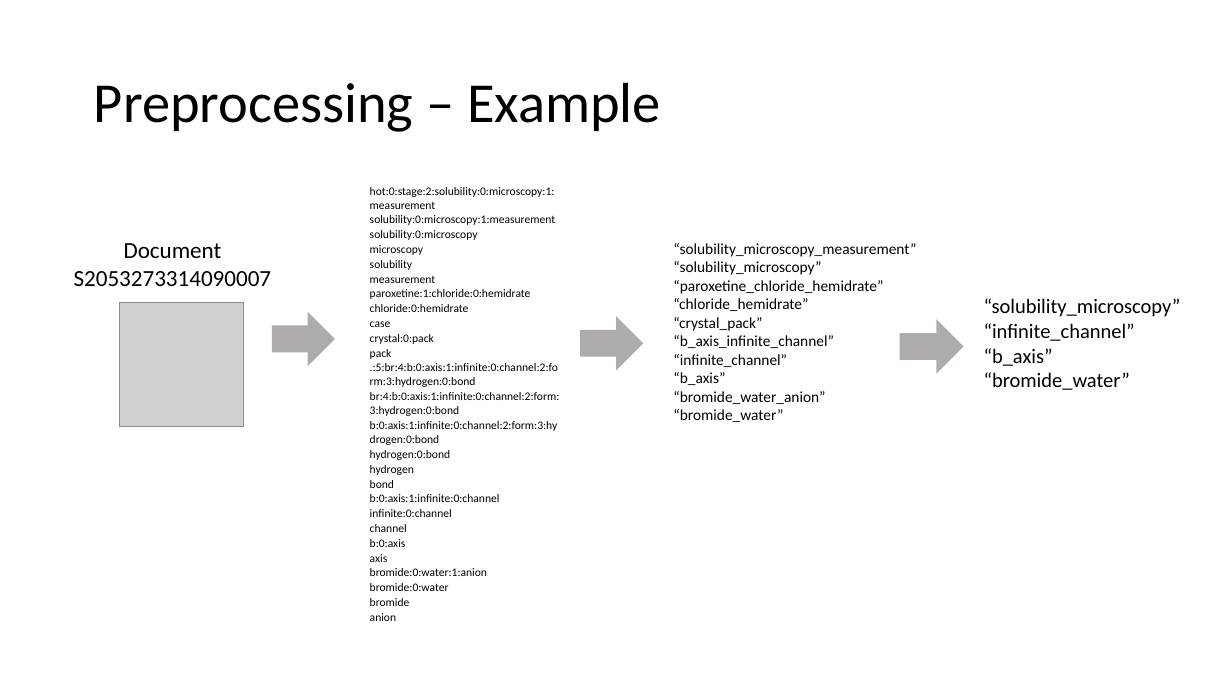
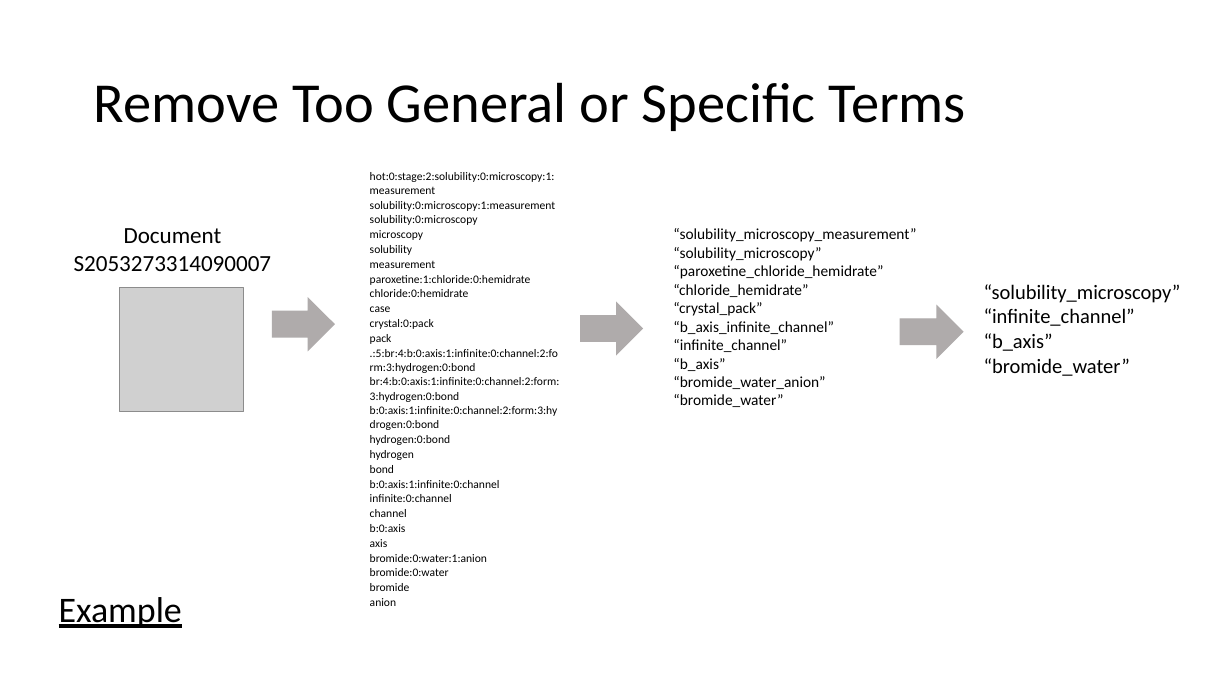
Before and after one commit to petezh/RR-NLP-Tools, a slide deck: slide 6 of topicmodeling/presentation/topicmodel_presentation.pptx. Drawn at 1232x693 pixels with LibreOffice and Linux fonts; fonts in the diff are those of the drawing; grey boxes stand for pictures. Boxes give left, top, right and bottom in pixels: in the first picture for what was removed or moved away, otherwise in the second. Text is boxed around its words. In the diff, an @@ line names an element or a change of style, - is before the commit and + after.

```diff
--- a/topicmodeling/presentation/topicmodel_presentation.pptx
+++ b/topicmodeling/presentation/topicmodel_presentation.pptx
@@ title at (x1=94, y1=82, x2=966, y2=131): text changed @@
-Preprocessing – Example
+Remove Too General or Specific Terms
@@ 3 texts, 3 right arrows, 1 table, 1 picture moved together from (x1=74, y1=183, x2=1181, y2=625) to (x1=74, y1=168, x2=1181, y2=610) @@
@@ text added at (x1=59, y1=597, x2=182, y2=628), 28 pt, text #000000, underline @@
+Example
```
Also in this commit, not shown: 3 other slides changed, 5 slides added, 1 other file.
